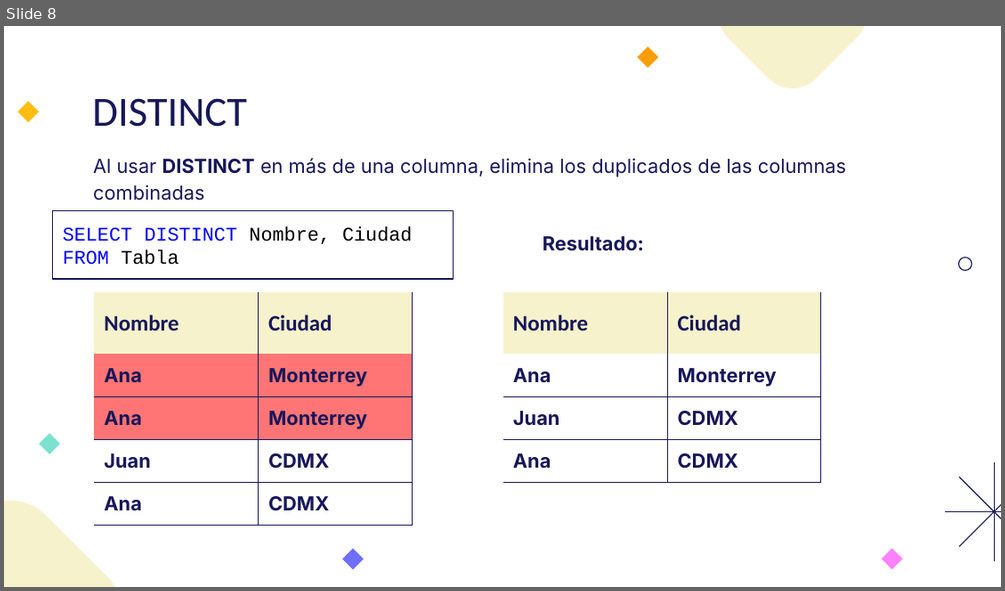
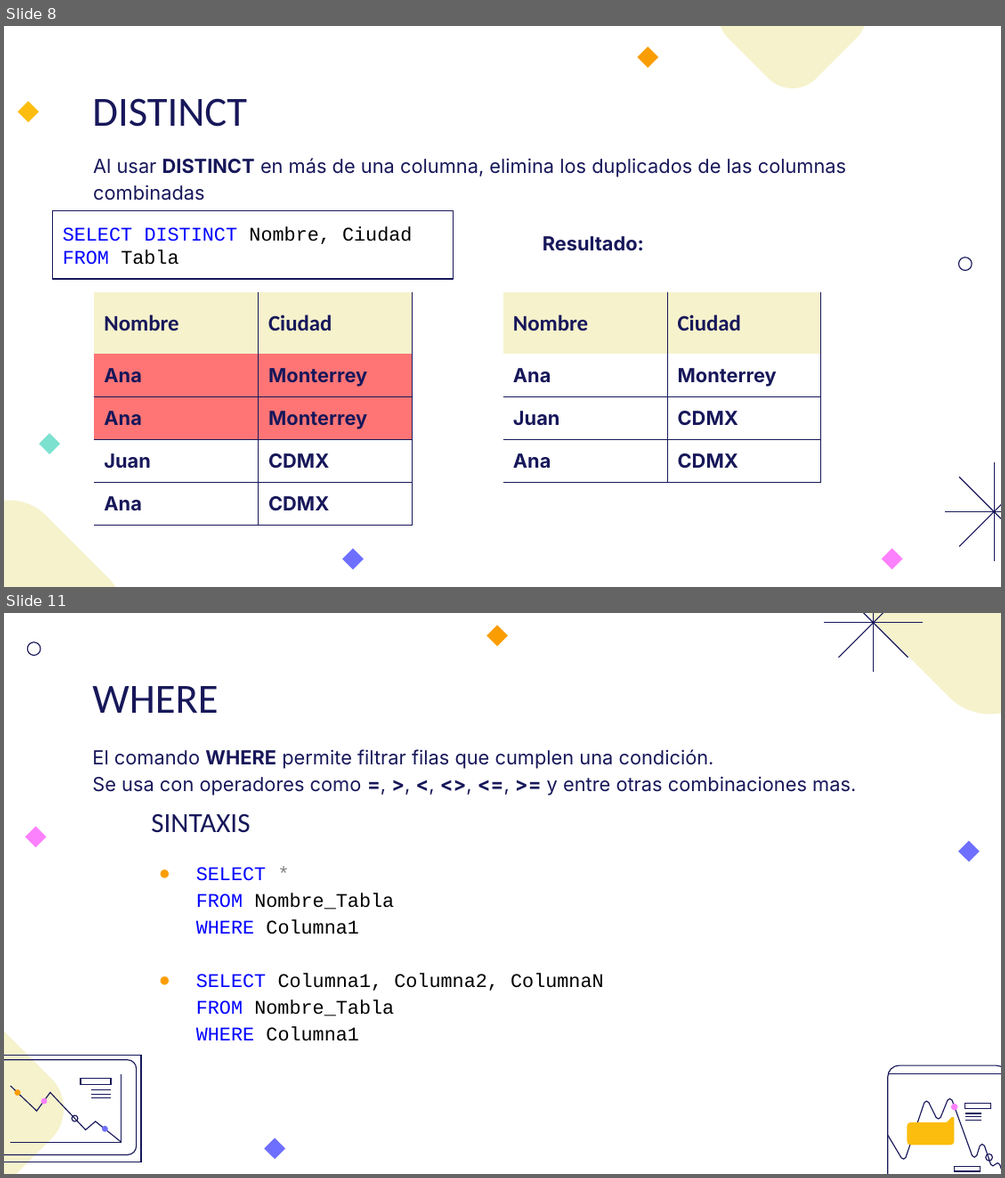
Before and after one commit to andrescln/Practicas, a slide deck: SQL/SQL.pptx. Shown one above the other, each under a label of ours: slide 8 before the commit, slides 8 and 11 after it; the slides between them are not shown. The pictures are 1005x591 and 1005x1178 pixels, drawn with LibreOffice and Linux fonts; fonts in the diff are those of the drawing. Boxes give left, top, right and bottom in pixels: in the first picture for what was removed or moved away, otherwise in the second. Text is boxed around its words. In the diff, an @@ line names an element or a change of style, - is before the commit and + after.

```diff
--- a/SQL/SQL.pptx
+++ b/SQL/SQL.pptx
@@ slide 11 added at (4, 613, 1001, 1174), background #FFFFFF @@
@@ freeform shape added at (486, 625, 508, 646), fill #FA9D02 @@
@@ group added at (825, 613, 923, 672): 4 freeform shapes @@
@@ freeform shape added at (862, 613, 1001, 714), fill #F6F2CC @@
@@ freeform shape added at (28, 641, 40, 655), outline #17175A 0.75 pt @@
@@ title added at (92, 686, 218, 713), 30 pt, text #17175A @@
+WHERE
@@ text added at (92, 749, 856, 795), 14 pt, text #17175A @@
+El comando WHERE permite filtrar filas que cumplen una condición.
+Se usa con operadores como =, >, <, <>, <=, >= y entre otras combinaciones mas.
@@ text added at (151, 814, 250, 833), 20 pt, text #17175A @@
+SINTAXIS
@@ freeform shape added at (24, 827, 46, 847), fill #FC81FD @@
@@ freeform shape added at (958, 840, 979, 861), fill #6E6FFF @@
@@ text added at (196, 867, 604, 1041), 14 pt, text #000000 @@
+● SELECT *
+  FROM Nombre_Tabla
+  WHERE Columna1
+● SELECT Columna1, Columna2, ColumnaN
+  FROM Nombre_Tabla
+  WHERE Columna1
@@ freeform shape added at (4, 1017, 64, 1174), fill #F6F2CC @@
@@ group added at (887, 1065, 1001, 1174): 11 freeform shapes @@
@@ group added at (4, 1054, 142, 1161): 12 freeform shapes @@
@@ freeform shape added at (264, 1137, 285, 1159), fill #6E6FFF @@
```
Also in this commit, not shown: 2 slides changed, 3 other slides added, 9 other files.
